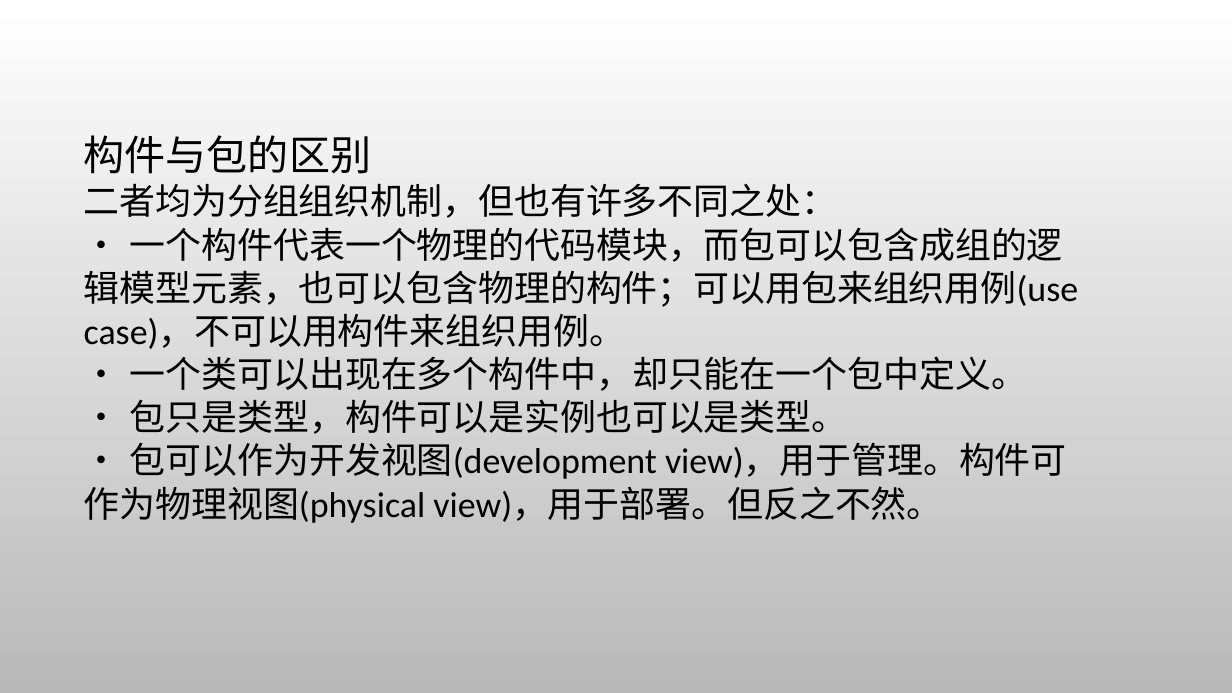
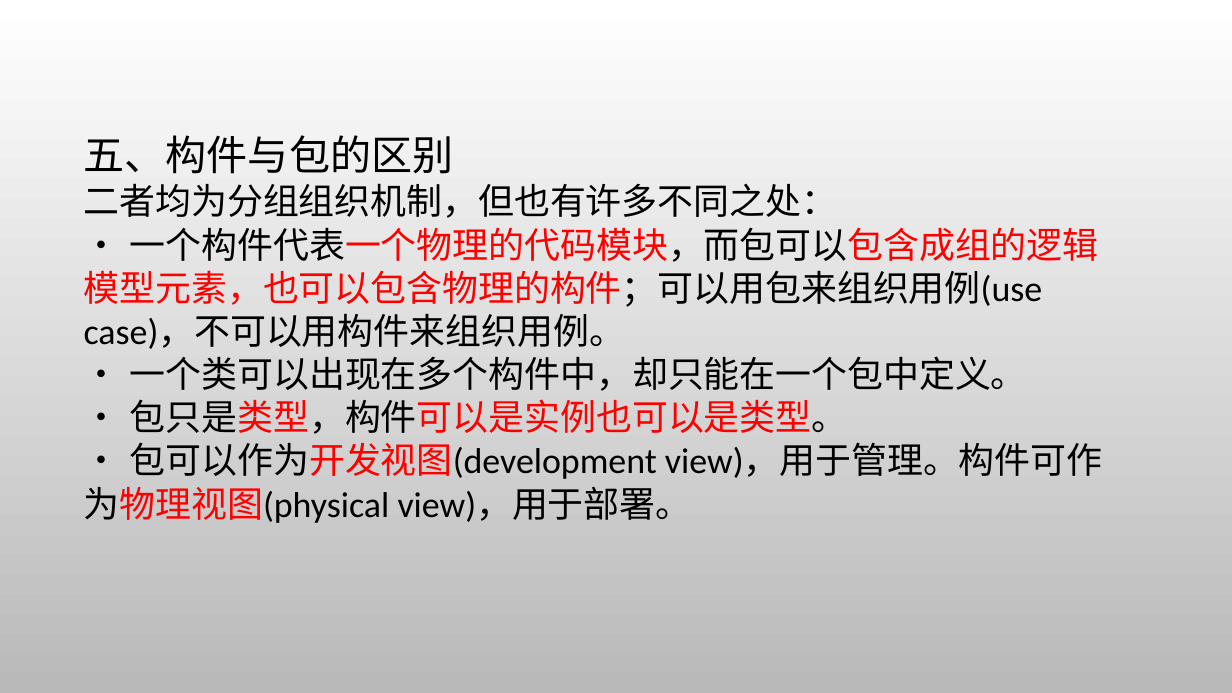
Before and after one commit to wyrda6/PRD2018-G17, a slide deck: slide 35 of 非受控文档/翻转课堂/UML基础3.pptx (slide 41 before the commit). Drawn at 1232x693 pixels with LibreOffice and Linux fonts; fonts in the diff are those of the drawing; background and template pictures are left out. Boxes give left, top, right and bottom in pixels: in the first picture for what was removed or moved away, otherwise in the second. Text is boxed around its words. In the diff, an @@ line names an element or a change of style, - is before the commit and + after.

```diff
--- a/非受控文档/翻转课堂/UML基础3.pptx
+++ b/非受控文档/翻转课堂/UML基础3.pptx
@@ text at (x1=84, y1=135, x2=454, y2=174): text changed @@
-构件与包的区别
+五、构件与包的区别
@@ text at (x1=84, y1=227, x2=1099, y2=434): text colour #000000 to #FF0000 in "一个构件代表一个物理的代码模块，而包可以包含成组的逻辑模型元素，也可以包含物理的构件；可以用包来组织用例(use", "包只是类型，构件可以是实例也可以是类型。" @@
@@ text at (x1=84, y1=442, x2=1103, y2=523): text changed @@
-• 包可以作为开发视图(development view)，用于管理。构件可作为物理视图(physical view)，用于部署。但反之不然。
+• 包可以作为开发视图(development view)，用于管理。构件可作为物理视图(physical view)，用于部署。
```
Also in this commit, not shown: 24 other slides changed, 7 slides added, 13 slides removed.
